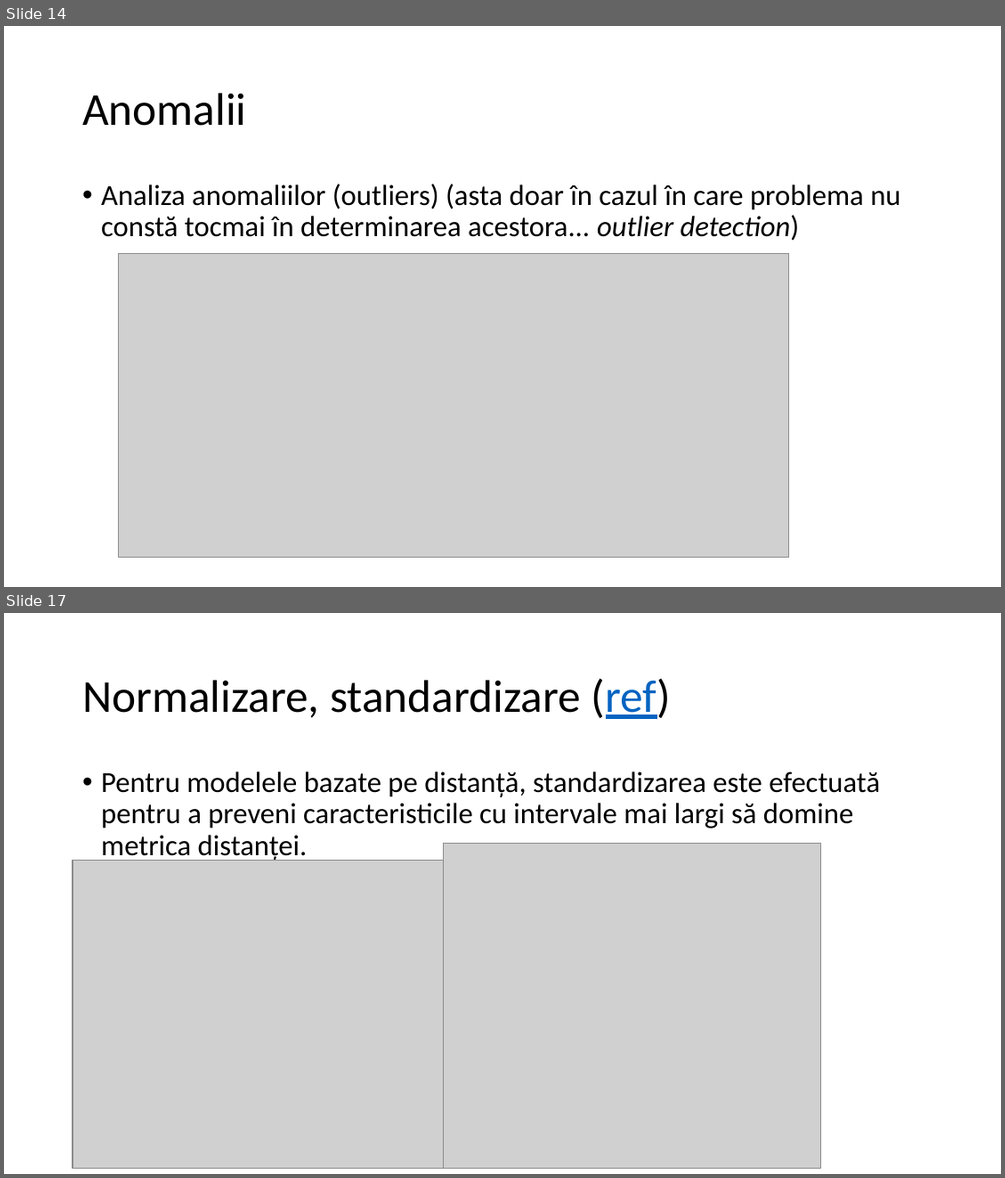
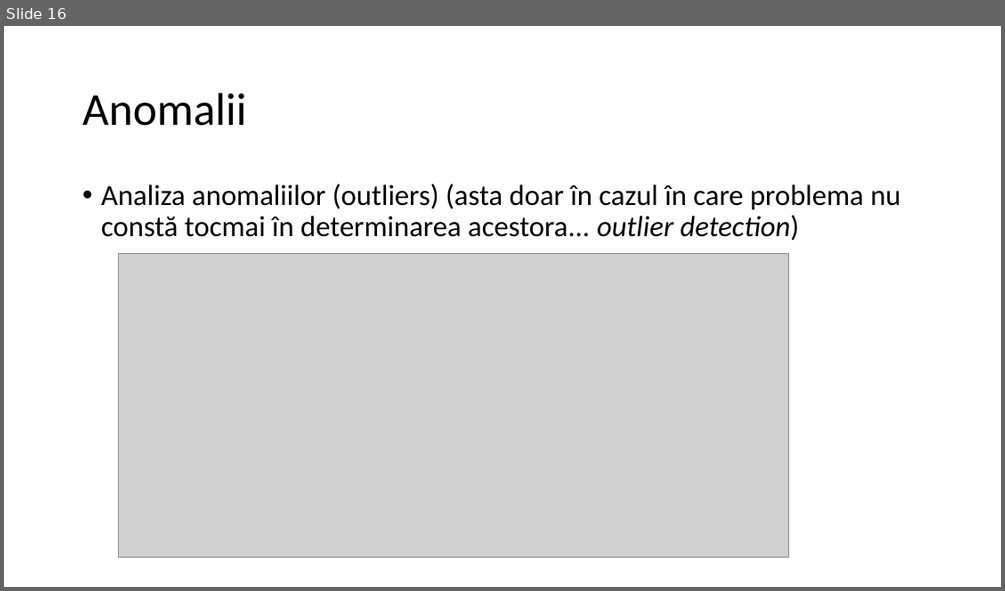
Before and after one commit to sbildea/SEED, a slide deck: cursuri/02-explorare-vizualizare/curs-02-analiza-exploratorie.pptx. Shown one above the other, each under a label of ours: slides 14 and 17 before the commit, slide 16 after it; the slides between them are not shown. The pictures are 1005x1178 and 1005x591 pixels, drawn with LibreOffice and Linux fonts; fonts in the diff are those of the drawing; grey boxes stand for pictures; background and template pictures are left out. Boxes give left, top, right and bottom in pixels: in the first picture for what was removed or moved away, otherwise in the second. Text is boxed around its words. In the diff, an @@ line names an element or a change of style, - is before the commit and + after.

```diff
--- a/cursuri/02-explorare-vizualizare/curs-02-analiza-exploratorie.pptx
+++ b/cursuri/02-explorare-vizualizare/curs-02-analiza-exploratorie.pptx
@@ slide 17 removed at [4, 613, 1001, 1174], background #FFFFFF @@
@@ title removed at [82, 678, 672, 719] @@
-Normalizare, standardizare (ref)
@@ text removed at [101, 771, 880, 862] @@
-• Pentru modelele bazate pe distanță, standardizarea este efectuată pentru a preveni caracteristicile cu intervale mai largi să domine metrica distanței.
@@ picture removed at [443, 844, 820, 1167] @@
@@ picture removed at [73, 860, 456, 1167] @@
@@ what was slide 14 is now slide 16 @@
```
Also in this commit, not shown: 2 slides changed, 1 slide added, 13 other slides removed, 48 other files.
